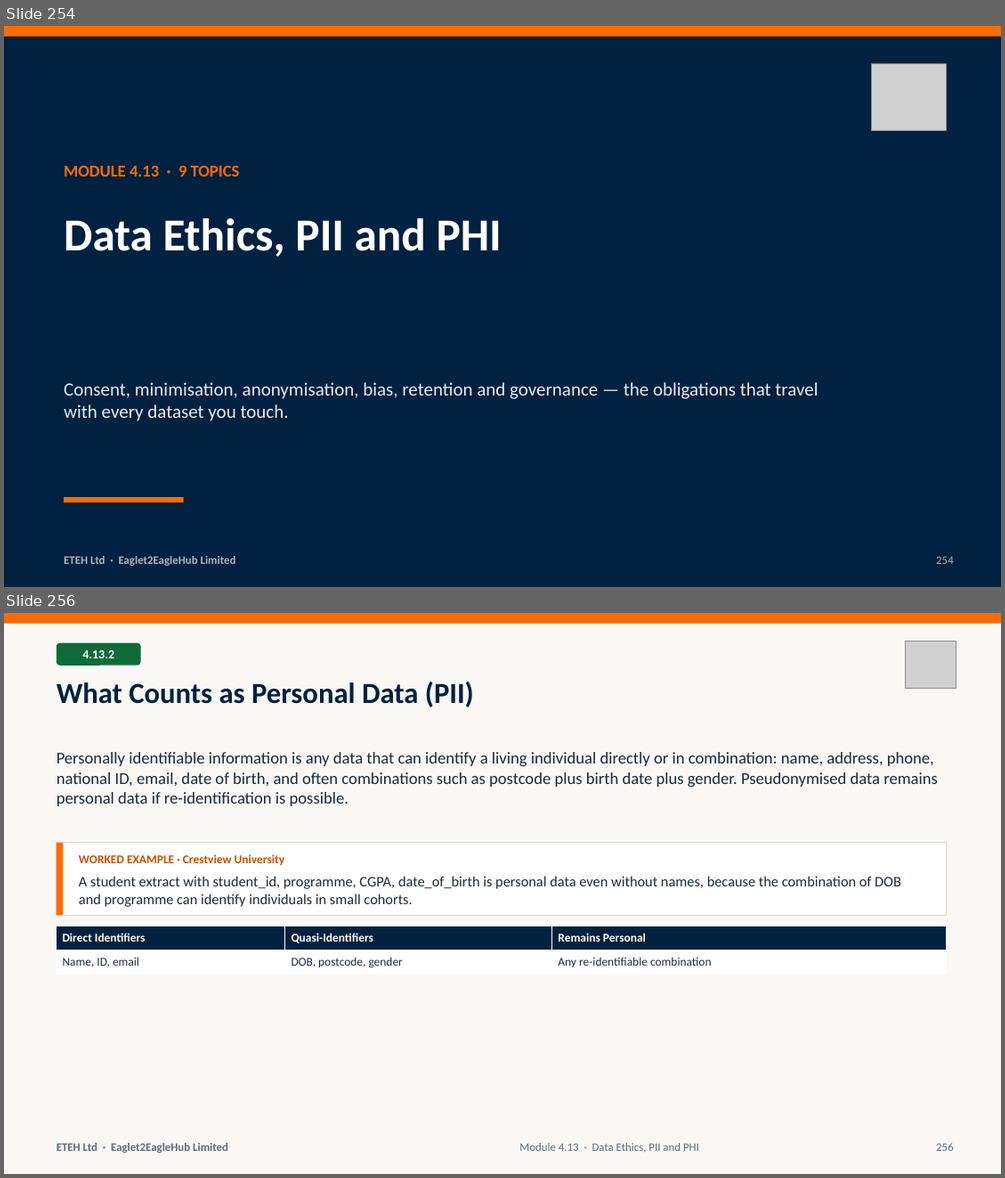
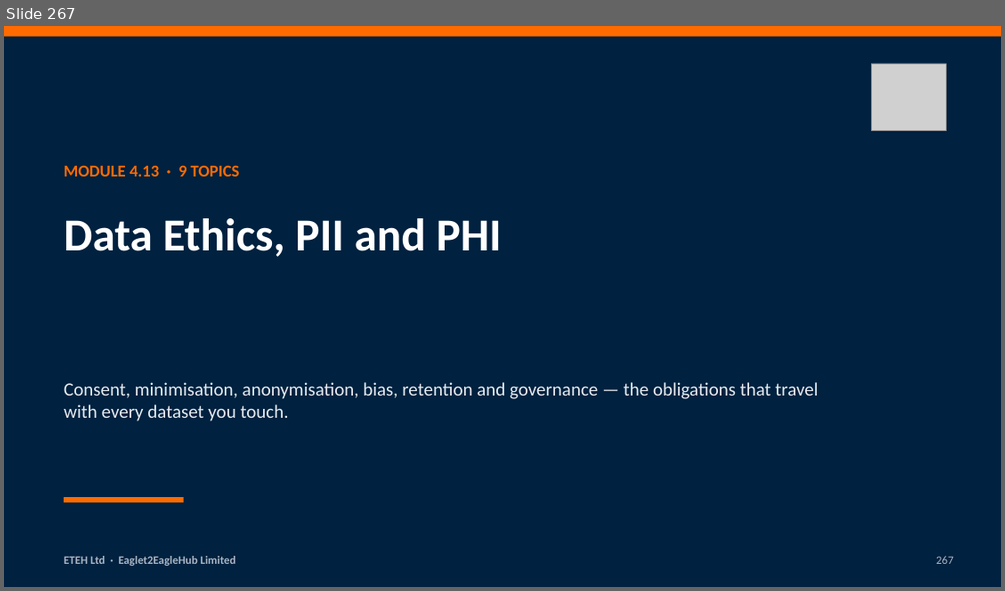
Before and after one commit to MaxiKen/ETEH, a slide deck: ETEH_Bootcamp_Pack/ETEH_Vol4_Week4_Stats_Forecast_AI_Slides.pptx. Shown one above the other, each under a label of ours: slides 254 and 256 before the commit, slide 267 after it; the slides between them are not shown. The pictures are 1005x1178 and 1005x591 pixels, drawn with LibreOffice and Linux fonts; fonts in the diff are those of the drawing; grey boxes stand for pictures. Boxes give left, top, right and bottom in pixels: in the first picture for what was removed or moved away, otherwise in the second. Text is boxed around its words. In the diff, an @@ line names an element or a change of style, - is before the commit and + after.

Commit message:
v2 slides: Modules 4.11-4.14 (Volume 4 complete); Week 4 workbook text fixes; V3 store-count fix

```diff
--- a/ETEH_Bootcamp_Pack/ETEH_Vol4_Week4_Stats_Forecast_AI_Slides.pptx
+++ b/ETEH_Bootcamp_Pack/ETEH_Vol4_Week4_Stats_Forecast_AI_Slides.pptx
@@ slide 256 removed at box(4, 613, 1001, 1174), background #FAF8F4 @@
@@ rectangle removed at box(4, 613, 1001, 624) @@
@@ rounded rectangle removed at box(57, 643, 141, 666) @@
@@ text removed at box(82, 650, 114, 658) @@
-4.13.2
@@ picture removed at box(905, 641, 956, 688) @@
@@ title removed at box(57, 682, 474, 707) @@
-What Counts as Personal Data (PII)
@@ text removed at box(57, 752, 938, 806) @@
-Personally identifiable information is any data that can identify a living individual directly or in combination: name, address, phone, national ID, email, date of birth, and often combinations such as postcode plus birth date plus gender. Pseudonymised data remains personal data if re-identification is possible.
@@ rectangle removed at box(57, 843, 947, 915) @@
@@ rectangle removed at box(57, 843, 63, 915) @@
@@ text removed at box(79, 854, 285, 865) @@
-WORKED EXAMPLE · Crestview University
@@ text removed at box(79, 876, 901, 907) @@
-A student extract with student_id, programme, CGPA, date_of_birth is personal data even without names, because the combination of DOB and programme can identify individuals in small cohorts.
@@ table removed at box(57, 926, 947, 974), 2 rows, 3 columns @@
-Direct Identifiers | Quasi-Identifiers | Remains Personal
-Name, ID, email | DOB, postcode, gender | Any re-identifiable combination
@@ text removed at box(57, 1143, 228, 1152) @@
-ETEH Ltd · Eaglet2EagleHub Limited
@@ text removed at box(519, 1143, 699, 1152) @@
-Module 4.13 · Data Ethics, PII and PHI
@@ text removed at box(936, 1143, 954, 1151) @@
-256
@@ what was slide 254 is now slide 267 @@
@@ slide 267 changed as well @@
@@ text at box(936, 556, 954, 564): text changed @@
-254
+267
```
Also in this commit, not shown: 5 other slides changed, 61 slides added, 41 other slides removed, 9 other files.
